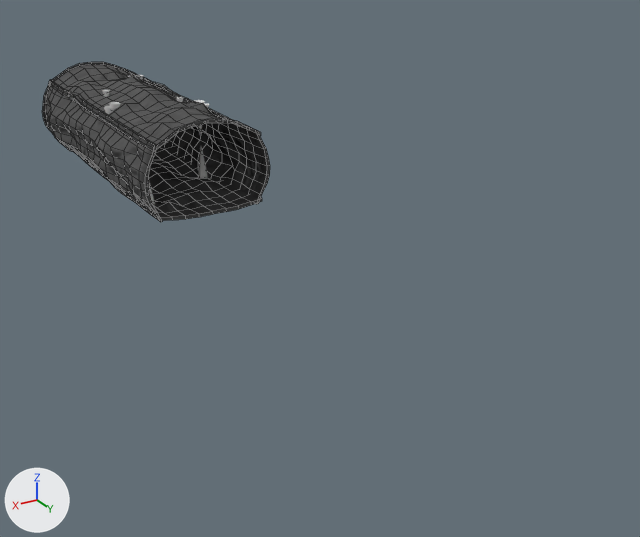
One commit to the FBX model T.I. 5 - RPG/Assets/FBX/CaveFBX.fbx: the scene before it, then after it.
Both versions are drawn from a 50 mm lens placed at (54.9, 181.6, 48.9), pointed at (-8.2, 76.4, -3.7). The lights are fixed; the arrows at lower left show +X, +Y and +Z. Mesh edges are drawn as thin lines on the coarser meshes. Where no turn or scale is listed for an object, it has been applied to the vertices.

Objects in the first picture: 'Chao', 'ParedeDir', 'ParedeEsq', 'Teto'.
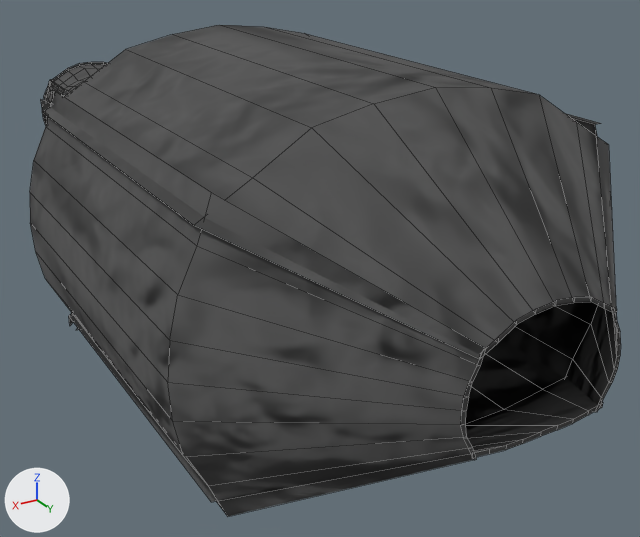
Pixel boxes (x1, y1, x2, y2) of what changed, in the pictures (640 x 537 px):
'Teto', reshaped (171% wider, 272% taller): before (49, 62, 261, 151); after (41, 25, 617, 359)
'ParedeEsq', reshaped (275% wider, 206% taller): before (42, 80, 163, 222); after (30, 80, 486, 516)
'Chao', reshaped: before (55, 138, 262, 221); after (69, 313, 603, 502)
'ParedeDir', reshaped: before (130, 72, 270, 204); after (501, 113, 621, 412)
part 1 of me_parededir, added (black): after (501, 113, 621, 412)
part 2 of me_parededir, deleted: before (256, 132, 270, 204)
part 3 of me_teto, built on: before (153, 119, 261, 150); after (41, 25, 617, 359)
part 4 of me_paredeesq, built on: before (145, 145, 163, 222); after (30, 90, 486, 516)
part 5 of me_chao, built on: before (149, 164, 262, 221); after (69, 313, 603, 502)

What changed in the scene script:
```text
Change me_teto:
    used by ob_teto; location = (-1.7, 2.3, 0.3)
    remove me_teto.from_pydata(...)  # 212 vertices, 186 faces; spans x -7.4..11.0, y -4.0..54.0, z 10.6..15.6
    add me_teto.from_pydata(...)  # 243 vertices, 212 faces; spans x -24.8..28.0, y -4.0..128.7, z 10.6..30.5
    me_teto part 3
    7 vertices are removed from x -5.3..8.9, y 54.0, z 13.5..15.6
    8 faces are deleted
    26 vertices are added at x -24.8..28.0, y 59.2..128.7, z 11.2..30.5
    7 new vertices lie (0.0, 50.3, -0.1) away from vertices in x -24.7..28.0, y 59.2..59.3, z 20.9..30.5
    5 new vertices lie (0.0, 0.0, 0.5) away from vertices in x -4.7..8.3, y 128.7, z 12.4..14.3
    34 new faces join them
Change me_chao:
    used by ob_chao; location = (-1.7, 2.3, 0.3)
    remove me_chao.from_pydata(...)  # 212 vertices, 186 faces; spans x -7.4..10.9, y -4.0..54.0, z -1.1..1.9
    add me_chao.from_pydata(...)  # 243 vertices, 212 faces; spans x -24.6..27.9, y -4.0..128.7, z -11.4..1.9
    me_chao part 5
    7 vertices are removed from x -5.1..8.7, y 54.0, z 0.0..0.3
    8 faces are deleted
    7 vertices in x 1.8..6.5, y 19.9..37.1, z -0.5..-0.1 move by (0.0, 0.0, 0.3)
    6 vertices move from x -3.0..6.6, y 30.0..40.5, z -1.0..0.8 to x -3.0..6.6, y 30.0..40.5, z -0.2..0.4
    31 vertices are added at x -24.6..27.9, y 54.9..128.7, z -11.4..1.3
    7 new vertices lie (0.0, 0.0, 0.5) away from vertices in x -6.6..10.2, y 128.6..128.7, z 0.4..1.0
    34 new faces join them
Change me_parededir:
    used by ob_parededir; location = (-1.7, 2.3, 0.3)
    remove me_parededir.from_pydata(...)  # 212 vertices, 186 faces; spans x -9.2..-5.4, y -4.0..54.0, z -0.9..12.8
    add me_parededir.from_pydata(...)  # 244 vertices, 213 faces; spans x -27.4..-5.4, y -4.0..128.7, z -12.1..23.7
    me_parededir part 1: 39 vertices added at x -27.4..-5.6, y 59.2..128.7, z -12.1..23.7
    me_parededir part 2: 7 vertices removed from x -8.9..-7.3, y 54.0, z 1.9..11.0
Change me_paredeesq:
    used by ob_paredeesq; location = (-1.7, 2.3, 0.3)
    remove me_paredeesq.from_pydata(...)  # 212 vertices, 186 faces; spans x 9.6..14.3, y -4.0..54.0, z 0.3..12.8
    add me_paredeesq.from_pydata(...)  # 243 vertices, 212 faces; spans x 9.6..31.5, y -4.0..128.7, z -12.1..23.7
    me_paredeesq part 4
    7 vertices are removed from x 11.4..12.8, y 54.0, z 1.9..11.0
    8 faces are deleted
    38 vertices are added at x 9.6..31.5, y 59.2..128.7, z -12.1..23.7
    34 new faces join them
```
